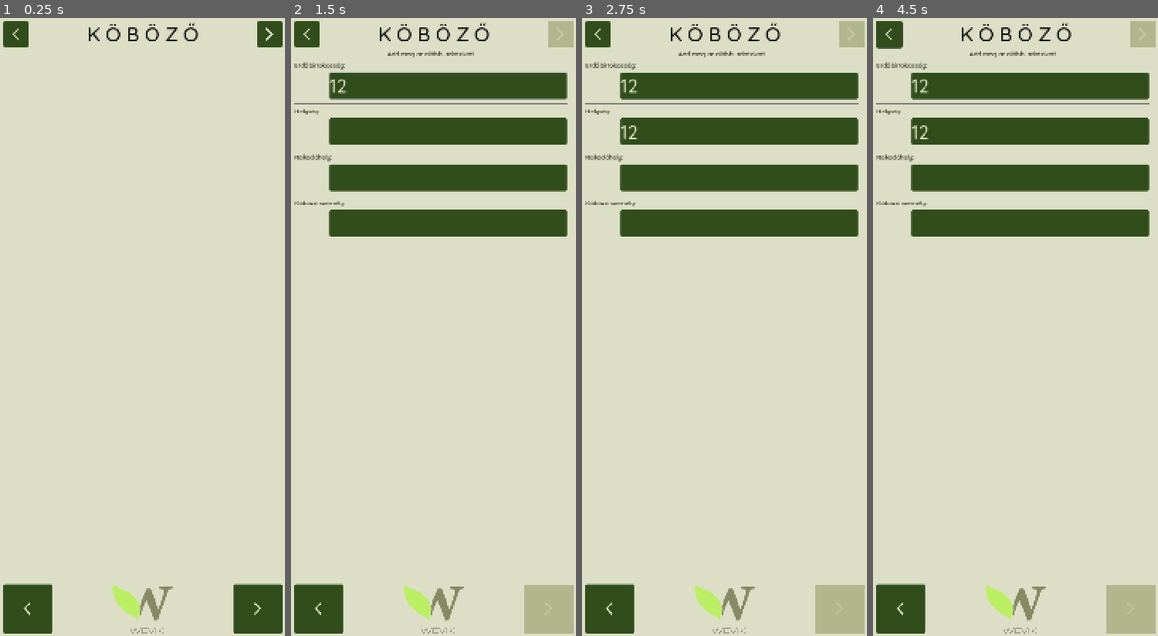
Above: before the commit, frames 1-4 (left to right).
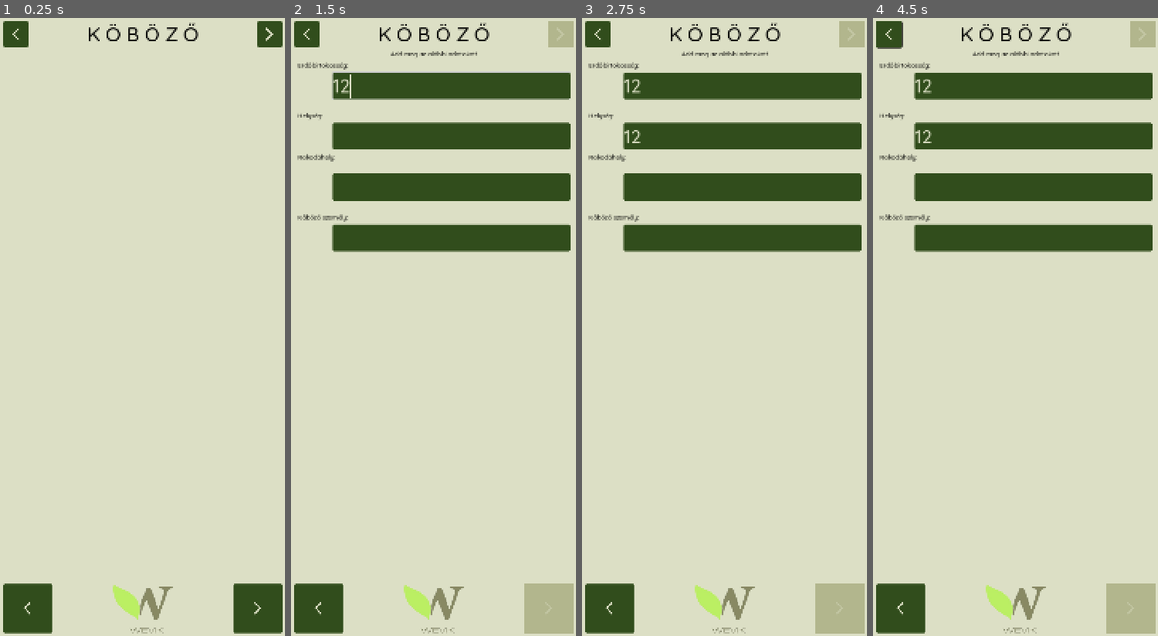
Above: after the commit, the same moments.

Repository: rolika/kob_g
Game: Godot game, scene res://main.tscn
Two runs of this game, one before a commit and one after it. Both use one fixed random seed, a clock stepped at 60 frames per second and the inputs below.
Inputs (mouse positions are in pixels of both pictures, inside the frame that each line leads up to; where the layout moved, square brackets give the same spot in the first picture):
- Up to frame 1 (0.25 s): no input
- Up to frame 2 (1.5 s): click (558, 36) at 0.52 s; click (447, 85) at 1.27 s; type "12" at 1.35 s
- Up to frame 3 (2.75 s): click (738, 129) at 1.5 s; type "12" at 1.58 s; click (724, 605) [724, 611] at 2 s
- Up to frame 4 (4.5 s): click (1015, 605) [1015, 611] at 2.75 s; click (1015, 605) [1015, 611] at 3.5 s; click (890, 36) at 4.27 s

The runs differ from the first frame. In frame 1, 0.3% of the frame differs, in the area x 1-100%, y 91-100%; in frame 2, 9.7%; in frame 3, 9.8%, in the area x 1-100%, y 5-100%; in frame 4, 9.8%.

Commit message:
session is centered in the hud container

Diff:
--- a/scenes/hud.tscn
+++ b/scenes/hud.tscn
@@ -1,11 +1,9 @@
-[gd_scene load_steps=12 format=3 uid="uid://cumltahf0qpyi"]
+[gd_scene load_steps=11 format=3 uid="uid://cumltahf0qpyi"]
 
 [ext_resource type="Script" uid="uid://do1juptun06q8" path="res://scripts/hud.gd" id="1_6fi6k"]
 [ext_resource type="Texture2D" uid="uid://bgvnxgaceb36u" path="res://assets/icons/backward_icon.png" id="1_oo0fn"]
 [ext_resource type="Texture2D" uid="uid://bjgcj1ja71uec" path="res://assets/icons/forward_icon.png" id="2_5ysmq"]
 [ext_resource type="Texture2D" uid="uid://o7vhkl1djkdl" path="res://assets/icons/wevik_icon.png" id="3_5ysmq"]
-
-[sub_resource type="StyleBoxEmpty" id="StyleBoxEmpty_6fi6k"]
 
 [sub_resource type="StyleBoxEmpty" id="StyleBoxEmpty_uo2fv"]
 
@@ -52,11 +50,11 @@
 layout_mode = 2
 icon = ExtResource("2_5ysmq")
 
-[node name="ContentContainer" type="PanelContainer" parent="VBoxContainer"]
+[node name="ContentContainer" type="MarginContainer" parent="VBoxContainer"]
 custom_minimum_size = Vector2(704, 1340)
 layout_mode = 2
-size_flags_vertical = 3
-theme_override_styles/panel = SubResource("StyleBoxEmpty_6fi6k")
+theme_override_constants/margin_left = 8
+theme_override_constants/margin_right = 8
 
 [node name="FooterContainer" type="HBoxContainer" parent="VBoxContainer"]
 custom_minimum_size = Vector2(704, 64)
--- a/scenes/restore.tscn
+++ b/scenes/restore.tscn
@@ -11,6 +11,7 @@
 script = ExtResource("1_xoj2h")
 
 [node name="VBoxContainer" type="VBoxContainer" parent="."]
+custom_minimum_size = Vector2(0, 1340)
 layout_mode = 2
 size_flags_horizontal = 3
 size_flags_vertical = 3
--- a/scenes/restore_control.tscn
+++ b/scenes/restore_control.tscn
@@ -14,7 +14,6 @@
 [node name="HBoxContainer" type="HBoxContainer" parent="."]
 layout_mode = 1
 anchors_preset = -1
-offset_left = 8.0
 theme_override_constants/separation = 8
 alignment = 1
 
--- a/scenes/session.tscn
+++ b/scenes/session.tscn
@@ -1,21 +1,20 @@
-[gd_scene load_steps=2 format=3 uid="uid://b2ac32l5q465y"]
+[gd_scene load_steps=3 format=3 uid="uid://b2ac32l5q465y"]
 
 [ext_resource type="Script" uid="uid://c8l31np11m5oh" path="res://scripts/session.gd" id="1_wfdo7"]
 
+[sub_resource type="StyleBoxLine" id="StyleBoxLine_wfdo7"]
+color = Color(0.192157, 0.345098, 0.109804, 1)
+thickness = 2
+
 [node name="SessionScrollContainer" type="ScrollContainer"]
-anchors_preset = 15
-anchor_right = 1.0
-anchor_bottom = 1.0
-grow_horizontal = 2
-grow_vertical = 2
-size_flags_horizontal = 3
-size_flags_vertical = 3
+custom_minimum_size = Vector2(688, 1340)
+offset_right = 704.0
+offset_bottom = 1332.0
 script = ExtResource("1_wfdo7")
 
 [node name="VBoxContainer" type="VBoxContainer" parent="."]
-custom_minimum_size = Vector2(688, 0)
+custom_minimum_size = Vector2(688, 472)
 layout_mode = 2
-size_flags_horizontal = 4
 theme_override_constants/separation = 8
 
 [node name="SubtitleLabel" type="Label" parent="VBoxContainer"]
@@ -38,6 +37,8 @@
 
 [node name="HSeparator" type="HSeparator" parent="VBoxContainer"]
 layout_mode = 2
+theme_override_constants/separation = 16
+theme_override_styles/separator = SubResource("StyleBoxLine_wfdo7")
 
 [node name="Label2" type="Label" parent="VBoxContainer"]
 layout_mode = 2
@@ -52,12 +53,14 @@
 focus_next = NodePath("../SiteLineEdit")
 focus_previous = NodePath("../CompanyLineEdit")
 
-[node name="HSeparator2" type="HSeparator" parent="VBoxContainer"]
-layout_mode = 2
-
 [node name="Label3" type="Label" parent="VBoxContainer"]
 layout_mode = 2
 text = "Rakodóhely:"
+
+[node name="HSeparator2" type="HSeparator" parent="VBoxContainer"]
+layout_mode = 2
+theme_override_constants/separation = 16
+theme_override_styles/separator = SubResource("StyleBoxLine_wfdo7")
 
 [node name="SiteLineEdit" type="LineEdit" parent="VBoxContainer"]
 custom_minimum_size = Vector2(600, 0)
@@ -69,6 +72,8 @@
 
 [node name="HSeparator3" type="HSeparator" parent="VBoxContainer"]
 layout_mode = 2
+theme_override_constants/separation = 16
+theme_override_styles/separator = SubResource("StyleBoxLine_wfdo7")
 
 [node name="Label4" type="Label" parent="VBoxContainer"]
 layout_mode = 2
